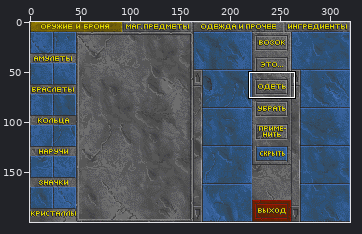
Edited in one commit: sprite sheet (Daggerfall/Textures/Img/INVE02I0.IMG.png). The picture above shows the old version from afar; the outline marks the close-up.
Close-up. The starting point:
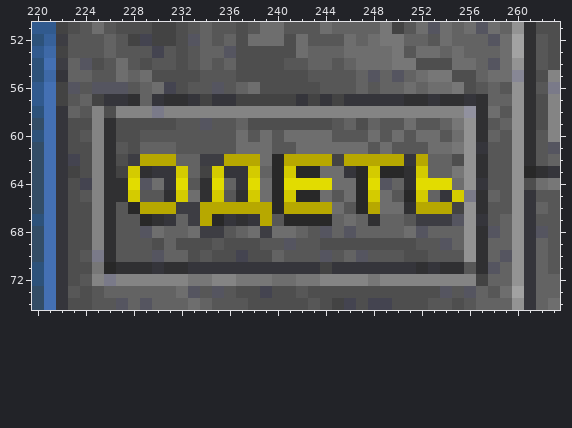
The file is 320x200 pixels. Colours within 5 levels of each other are drawn and written as one. Shown: x 220..263, y 51..74.
New version:
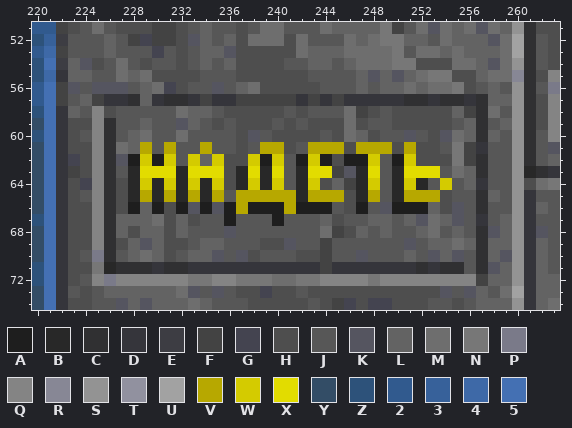
Palette (. is transparent): A #1e1e1e  B #282828  C #303032  D #35353b  E #3d3d43  F #434343  G #444450  H #4e4e4e  J #575757  K #555560  L #636363  M #6e6e6e  N #777777  P #7a7a89  Q #848484  R #878795  S #939393  T #91919f  U #a2a2a2  V #b7a800  W #d4cb00  X #e2dc00  Y #334d66  Z #2d527a  2 #315a8e  3 #37619a  4 #3e69a7  5 #4470b3
Changes in this commit:
@@ x 220..263 @@
 57 25FJLFDDCLDCCDFDDFFFFFDFDFDDDDDCCDCCDCLLSCHQ
-58 Z5DLJQHQQQPQQQQQQQQQQQQQQQQQQQQQQQQQTCMJSCHQ
-59 Y5DHHQCHHHHHJJKJJLHHHHHHHJLHLJJMJJLNSCJLSCHQ
-60 Z5DHJQCHHJJJJJJJJMJMJMMMMJJJMJMJMMJMSCLJSCJQ
-61 Y5DHHQCJHLLLJJJJJMMMJJMMMMMMJMJJJMMNSDJJSCJK
-62 Y5DGHQCHEVVVLLEEVVVMBVVVVFVVVVVDVLLHSCJJSCJL
-63 Y5DFHQCFWCDDWLFWDDWLBWBBMMDBWBBCWLLNSCJJSBCD
-64 Y5DHGQCCXKMDXJCXLDXMBXXXXMMBXKLCXXXMSDJJSHMN
-65 Y5DHJQCCWJJCWMCWJCWMBWBBMJMBWMJBWLDWPCLJSDJJ
-66 Y5DHHQCJBVVVEEVVVVVVBVVVVMJBVMMCVVVFSCJJSDLJ
-67 Z5DHHQCJJBCDLEVBDCDVJBBBBLMLCLLJEEEKSDJLSDJJ
-68 Y5DHHQCJJKMLLMEEJLMEMMLJKLKLLLLMKLLLSCKLSDKJ
-69 Y5DHHQCJJJHLHHHJHHHJJKJJHHHHHHHHJJKLSCLLSDLJ
-70 Y5DHJPCJJJKLLHJHHGHHLJJJKJLKJJJHHJJJSCLKSDLJ
+58 Z5DLJQHJJJJJMLLJHHHHHJHJJJMFHJHHHHHLFCMJSCHQ
+59 Y5DHHQCJJLJJKLJHJHHHJHJHHHMHJJHHHHHJLCJLSCHQ
+60 Z5DHJQCJLMJJMJJJJHKJHHHHJHMLHJJKJHKMLCLJSCJQ
+61 Y5DHHQCMLVJVJJVJJHJVVHJVVVHVVVHVHHJNFDJJSCJK
+62 Y5DGHQCKAWAWJWLWHHWAWJAWAHAAWJAWHHHNFCJJSCJL
+63 Y5DFHQCJBXXXBXXXHBXBXJBXXFKBXJBXXXJMLCJJSBCD
+64 Y5DHGQCHBWBWBWBWHBWBWJBWHLFBWJBWBJWJLDJJSHMN
+65 Y5DHJQCHBVBVBVBVJVVVVVBVVVHBVJBVVVHJJCLJSDJJ
+66 Y5DHHQCHALAHAKAKAVAAAVAAAJHAJKAAALHKJCJJSDLJ
+67 Z5DHHQCLLLMHLHJJAJJJAJJJLHJJLLJLKMLKJDJLSDJJ
+68 Y5DHHQCLHLLHLJJJKJJJJJJJMFHLJLJJLMJLJCKLSDKJ
+69 Y5DHHQCHLKLHHJLLJJJHHKJJFJJJJJJKJLLMLCLLSDLJ
+70 Y5DHJPCJLMLHJLLKJKHJJJHHFJJKJJJLJKLKJCLKSDLJ
 71 Z5DHHNBCCCDCCDDDDDDDDDDDFDDDDDDDCDCCJCKLSDLJ
